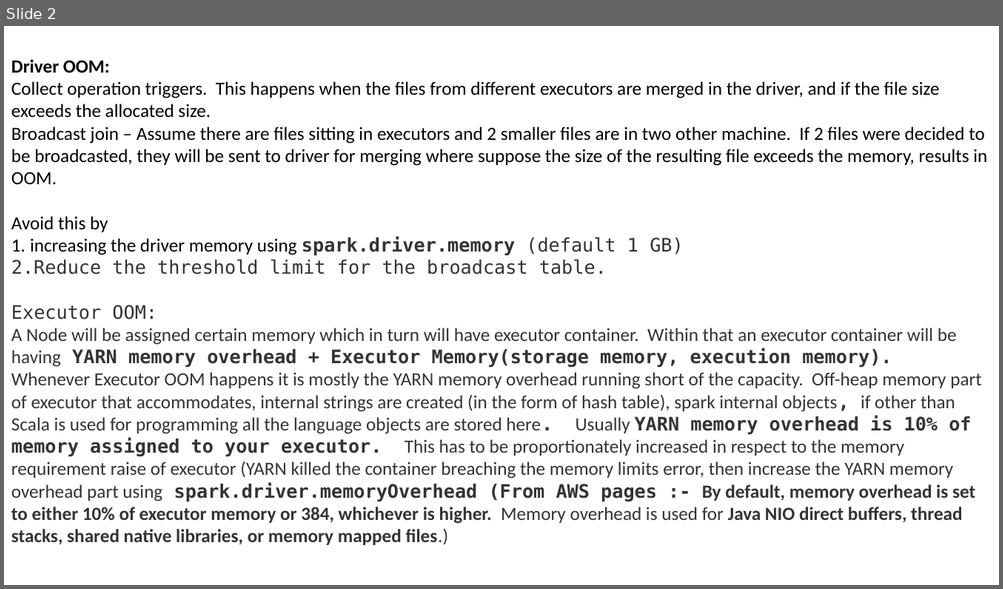
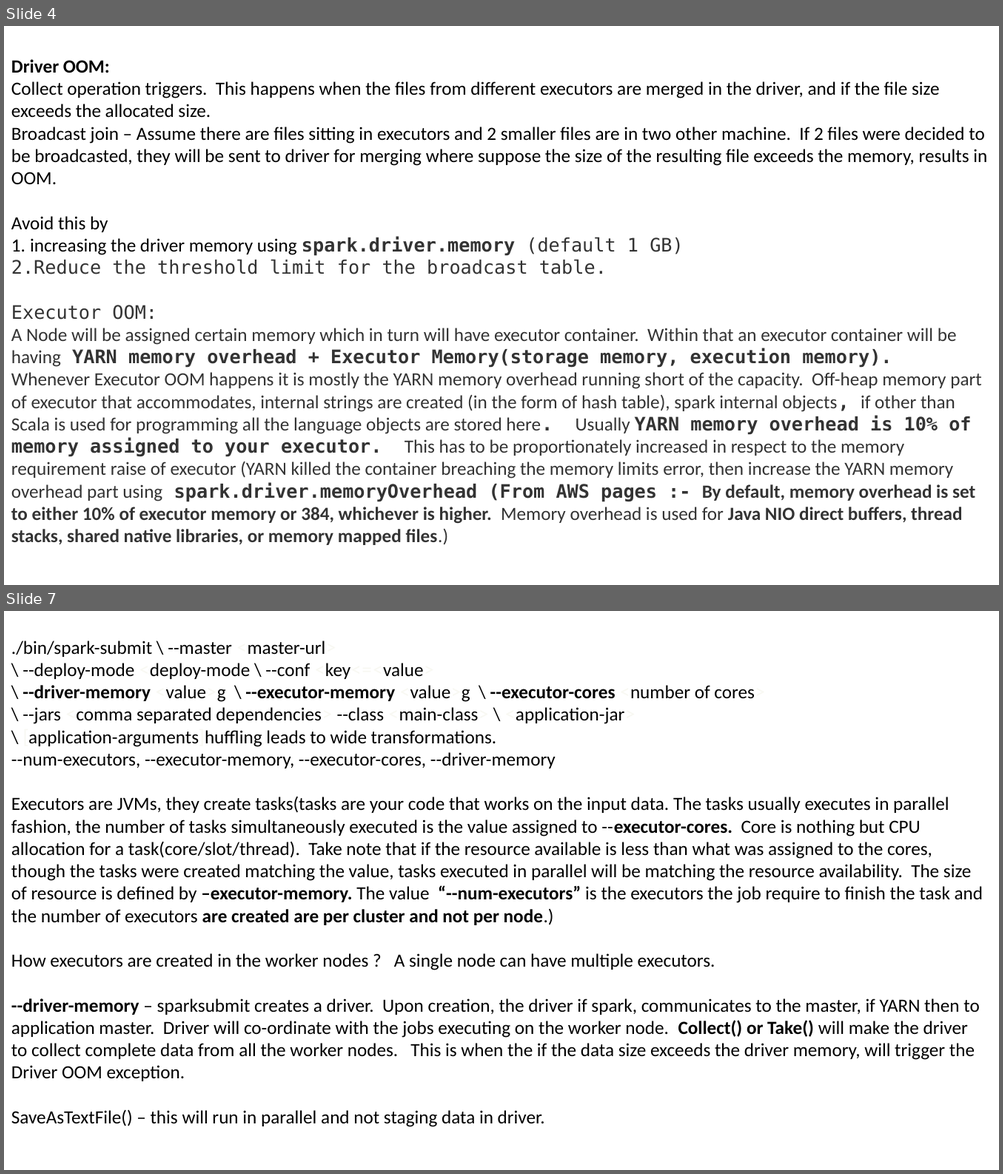
Before and after one commit to samRddhimat/onlinefiles, a slide deck: Spark Memory Tips.pptx. Shown one above the other, each under a label of ours: slide 2 before the commit, slides 4 and 7 after it; the slides between them are not shown. The pictures are 1003x589 and 1003x1174 pixels, drawn with LibreOffice and Linux fonts; fonts in the diff are those of the drawing. Boxes give left, top, right and bottom in pixels: in the first picture for what was removed or moved away, otherwise in the second. Text is boxed around its words. In the diff, an @@ line names an element or a change of style, - is before the commit and + after.

Commit message:
updated spark doc

```diff
--- a/Spark Memory Tips.pptx
+++ b/Spark Memory Tips.pptx
@@ slide 7 added at bbox=[4, 611, 999, 1170], background #FFFFFF @@
@@ text added at bbox=[11, 641, 983, 1128], 18 pt, text #000000 @@
+./bin/spark-submit \ --master <master-url>
+\ --deploy-mode <deploy-mode \ --conf <key<=<value>
+\ --driver-memory <value>g \ --executor-memory <value>g \ --executor-cores <number of cores>
+\ --jars <comma separated dependencies> --class <main-class> \ <application-jar>
+\ [application-arguments]huffling leads to wide transformations.
+--num-executors, --executor-memory, --executor-cores, --driver-memory
+Executors are JVMs, they create tasks(tasks are your code that works on the input data. The tasks usually executes in parallel fashion, the number of tasks simultaneously executed is the value assigned to --executor-cores. Core is nothing but CPU allocation for a task(core/slot/thread). Take note that if the resource available is less than what was assigned to the cores, though the tasks were created matching the value, tasks executed in parallel will be matching the resource availability. The size of resource is defined by –executor-memory. The value “--num-executors” is the executors the job require to finish the task and the number of executors are created are per cluster and not per node.)
+How executors are created in the worker nodes ? A single node can have multiple executors.
+--driver-memory – sparksubmit creates a driver. Upon creation, the driver if spark, communicates to the master, if YARN then to application master. Driver will co-ordinate with the jobs executing on the worker node. Collect() or Take() will make the driver to collect complete data from all the worker nodes. This is when the if the data size exceeds the driver memory, will trigger the Driver OOM exception.
+SaveAsTextFile() – this will run in parallel and not staging data in driver.
@@ what was slide 2 is now slide 4 @@
```
Also in this commit, not shown: 1 slide changed, 5 other slides added, 4 slides removed.
